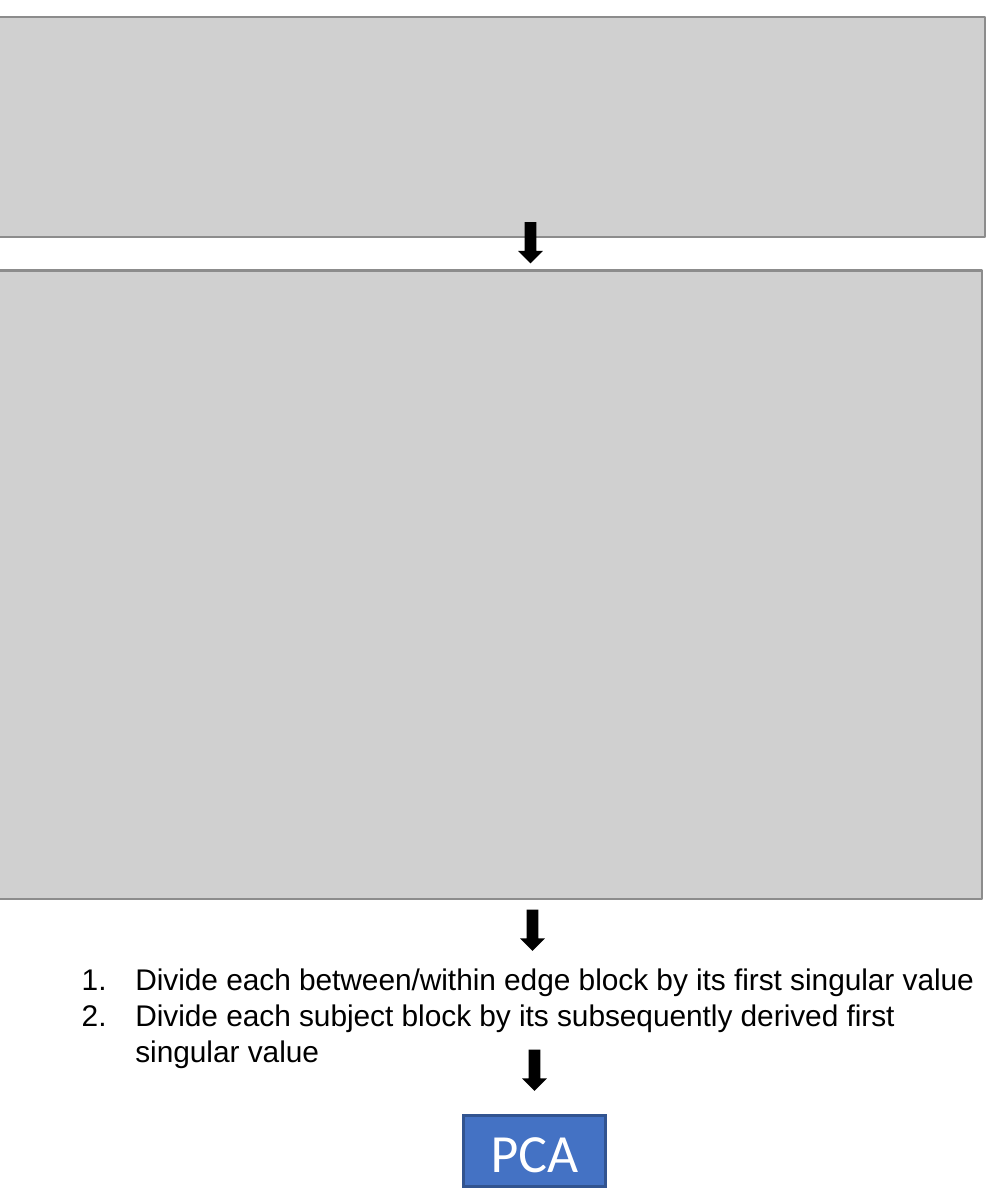
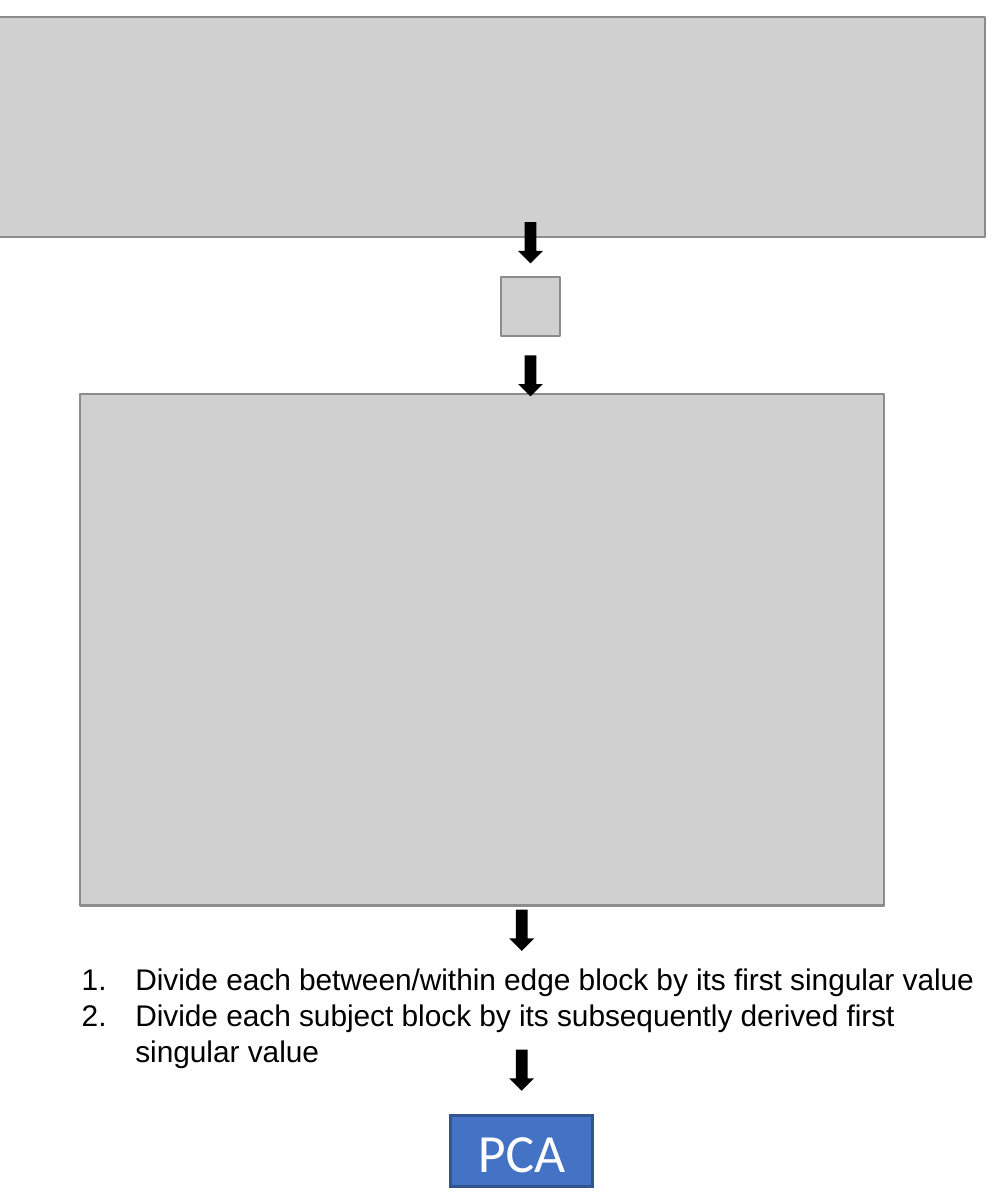
Before and after one commit to mychan24/restinginpca, a slide deck: slide 1 of presentation/OHBM2020/Figure1.pptx. Drawn at 989x1204 pixels with LibreOffice and Linux fonts; fonts in the diff are those of the drawing; grey boxes stand for pictures. Boxes give left, top, right and bottom in pixels: in the first picture for what was removed or moved away, otherwise in the second. Text is boxed around its words. In the diff, an @@ line names an element or a change of style, - is before the commit and + after.

```diff
--- a/presentation/OHBM2020/Figure1.pptx
+++ b/presentation/OHBM2020/Figure1.pptx
@@ picture added at <box>501,277,561,338</box> @@
@@ down arrow added at <box>522,357,540,393</box>, fill #000000, outline #000000 1 pt @@
@@ picture: place and size @@
-picture at <box>0,271,983,901</box>
+picture at <box>80,393,884,905</box>
@@ down arrow: place and size @@
-down arrow at <box>525,912,542,948</box>
+down arrow at <box>514,912,531,948</box>
@@ down arrow: place and size @@
-down arrow at <box>527,1051,544,1088</box>
+down arrow at <box>514,1051,531,1088</box>
@@ rectangle "PCA": place and size @@
-rectangle "PCA" at <box>462,1116,604,1187</box>
+rectangle "PCA" at <box>452,1116,593,1187</box>
```
Also in this commit, not shown: 3 other files.
